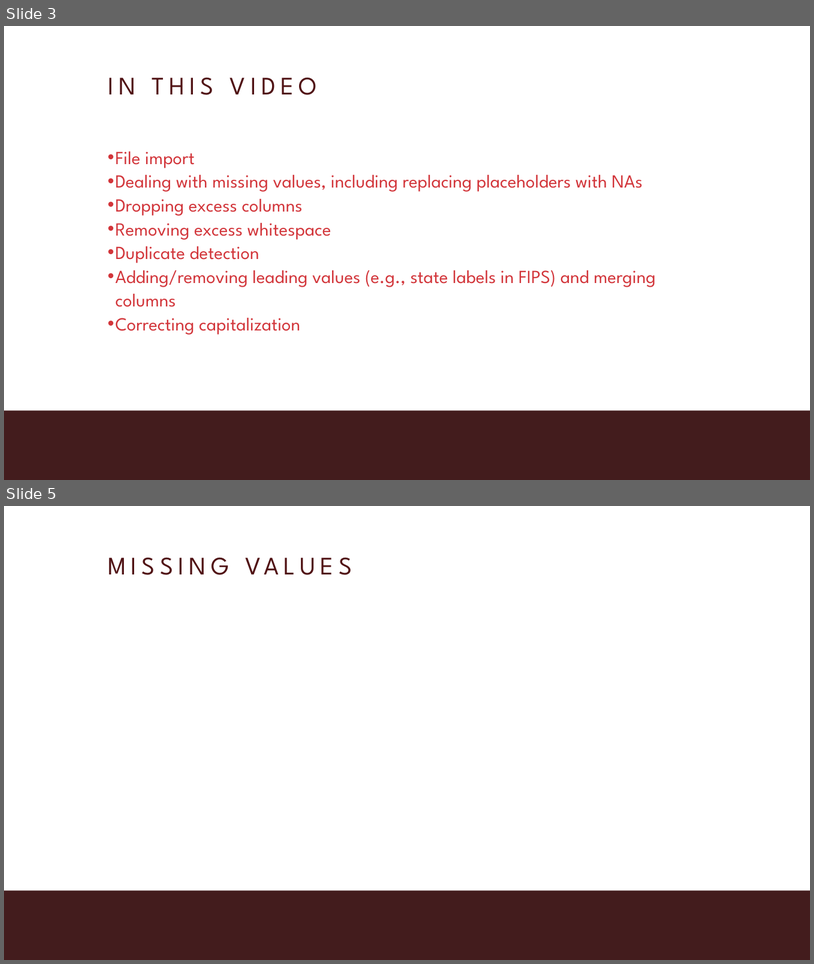
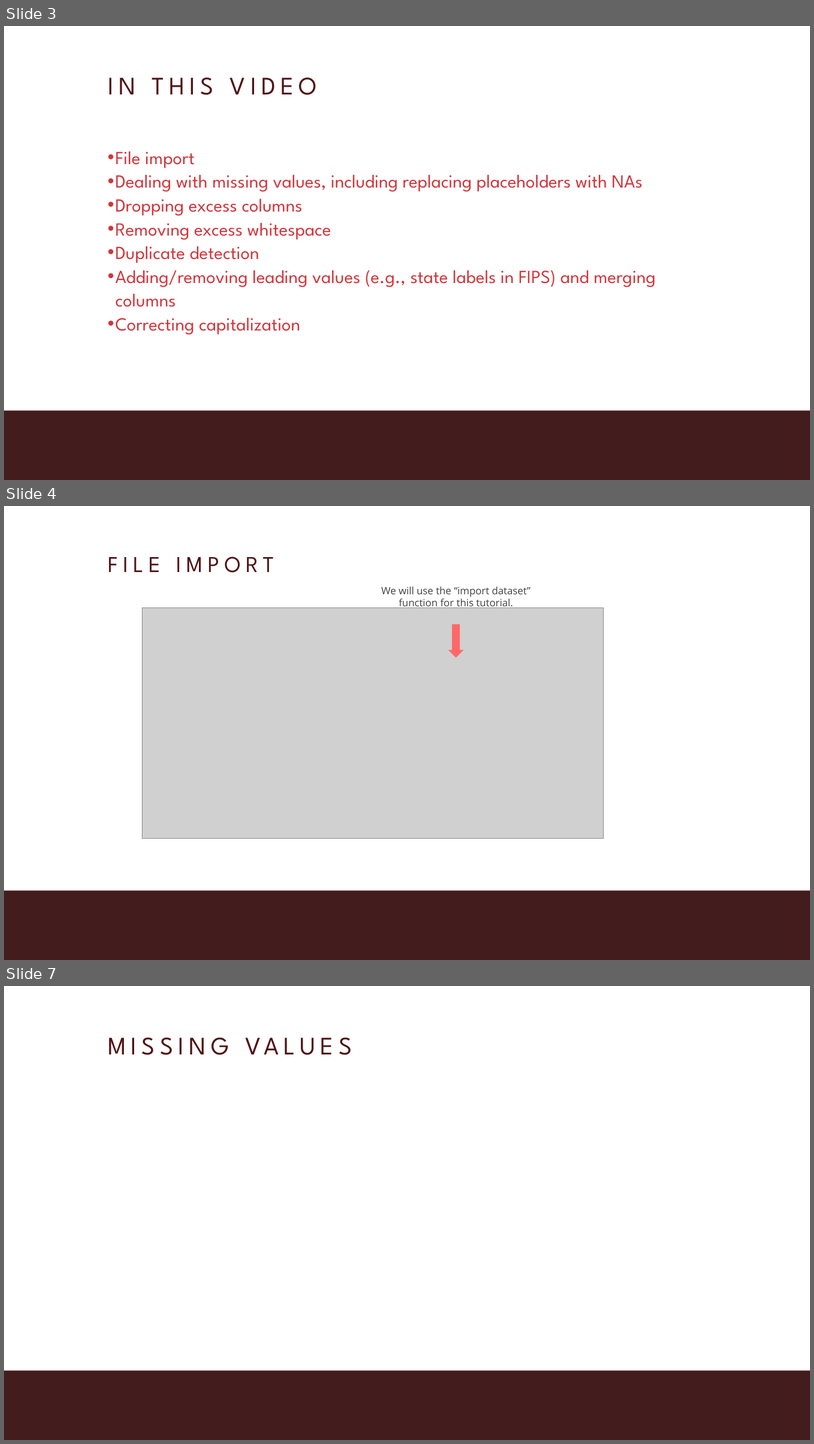
Before and after one commit to MariaElise-T/MH_Dashboard_Tutorial, a slide deck: Formatted_Slides/Module1_Video4.pptx. Shown one above the other, each under a label of ours: slides 3 and 5 before the commit, slides 3, 4 and 7 after it; the slides between them are not shown. The pictures are 814x964 and 814x1444 pixels, drawn with LibreOffice and Linux fonts; fonts in the diff are those of the drawing; grey boxes stand for pictures; background and template pictures are left out. Boxes give left, top, right and bottom in pixels: in the first picture for what was removed or moved away, otherwise in the second. Text is boxed around its words. In the diff, an @@ line names an element or a change of style, - is before the commit and + after.

```diff
--- a/Formatted_Slides/Module1_Video4.pptx
+++ b/Formatted_Slides/Module1_Video4.pptx
@@ slide 4 added at bbox=[4, 506, 810, 960], background #FFFFFF; not listed: 1 template element that a slide beside it also shows @@
@@ title added at bbox=[108, 556, 274, 573], 54 pt, text #501214 @@
+FILE IMPORT
@@ text added at bbox=[381, 586, 531, 609], 24 pt, text #414141 @@
+We will use the “import dataset” function for this tutorial.
@@ picture added at bbox=[142, 608, 603, 838] @@
@@ down arrow added at bbox=[449, 624, 464, 657], fill #FE6869 @@
@@ what was slide 5 is now slide 7 @@
```
Also in this commit, not shown: 1 slide changed, 1 other slide added, 9 other files.
